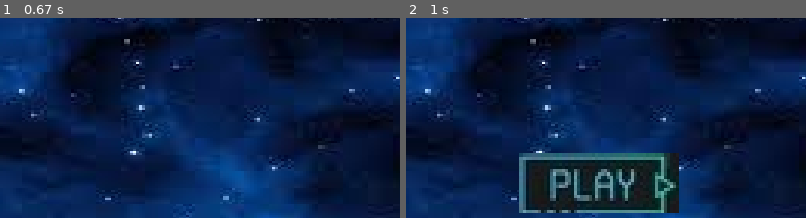
Above: before the commit, frames 1-2 (left to right).
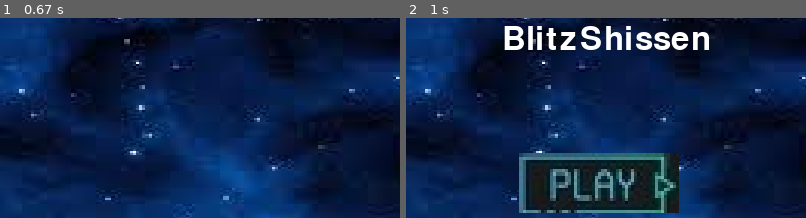
Above: after the commit, the same moments.

Repository: lancelot260/Blitzschiessen
Game: pygame game, started from GAME/screen/start_menu.py
The game is run twice, just before and just after one commit, with the same random seed, the same clock (stepped at 60 frames per second) and the same inputs.
Inputs (mouse positions are % of the whole screen's width and height, from its top left):
- Up to frame 1 (0.67 s): click (50, 50) at 0.38 s
- Up to frame 2 (1 s): click (50, 56) at 0.78 s
The pictures show only the part of the screen within x 25-75%, y 11-61%; the shares and areas given below are measured in that part.

Frame 1 is identical in both runs. In frame 2, 3.1% of the frame differs, in the area x 24-76%, y 4-16%.

Commit message:
merge PCOME

Diff:
--- a/GAME/screen/start_menu.py
+++ b/GAME/screen/start_menu.py
@@ -29,6 +29,8 @@
         self.button_list.append(start_button)
         self.button_list.append(setting_button)
 
+
+
     def check_main_menu_events(self, event):
         if event.type == pygame.MOUSEBUTTONDOWN:
             mouse_x, mouse_y = pygame.mouse.get_pos()
@@ -38,6 +40,10 @@
         return False
 
     def draw_main_menu(self):
+
+        police = pygame.font.SysFont(None, 48)
+        text = police.render('BlitzShissen', True, (255, 255, 255))
+        self.screen.blit(text, (math.ceil(self.screen.get_width()/2.70), 50))
         for button in self.button_list:
             self.screen.blit(button.sprite, button.rect)
 
Binary file changed: GAME/source/bg.jpg
